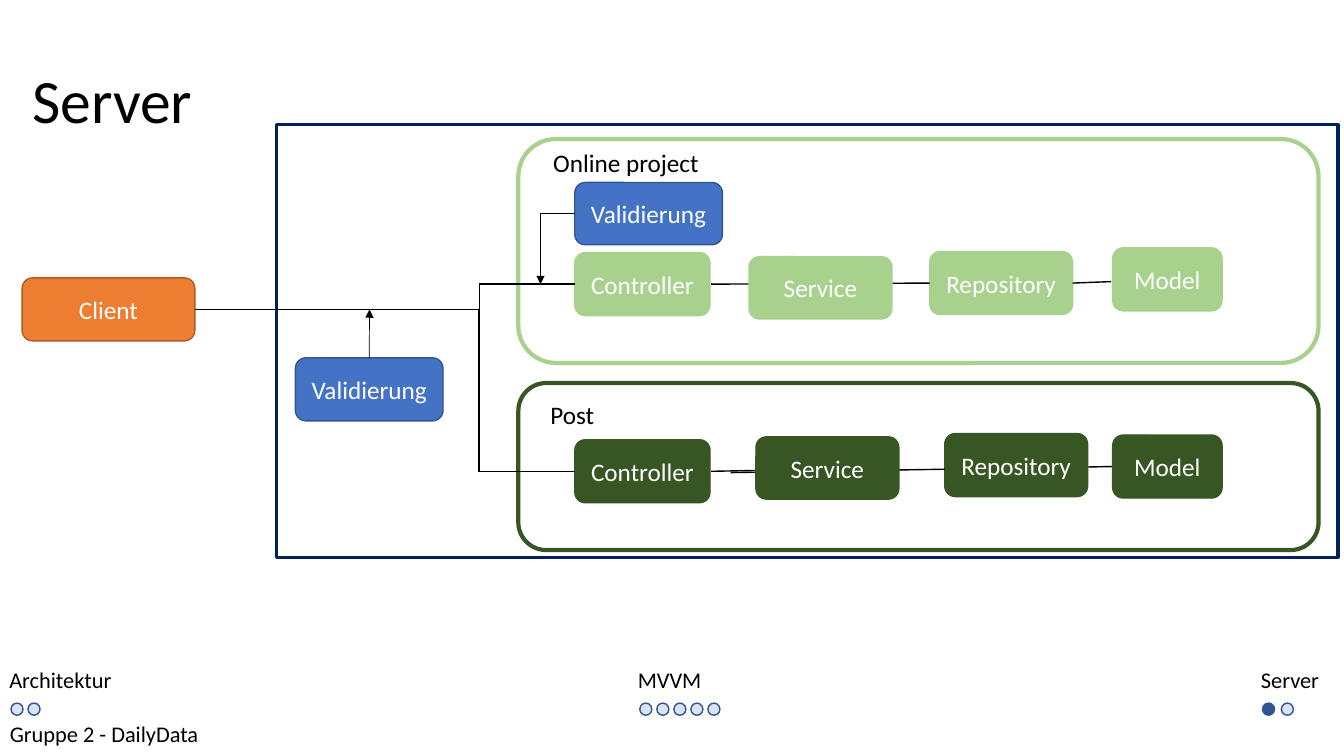
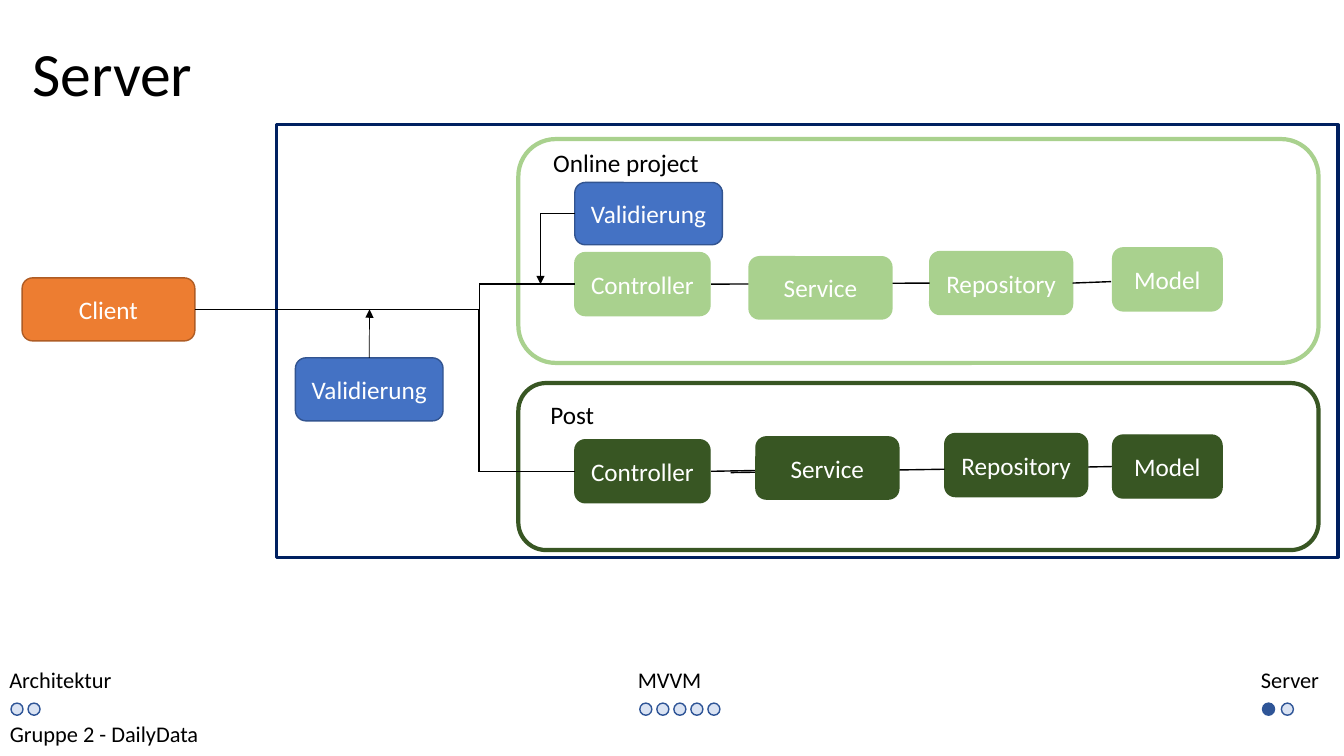
Before and after one commit to kittyahy/PSEAppGruppe2, a slide deck: slide 11 of Praesentationen/02-Entwurfsphase/Entwurf Präsentation.pptx. Drawn at 1344x756 pixels with LibreOffice and Linux fonts; fonts in the diff are those of the drawing. Boxes give left, top, right and bottom in pixels: in the first picture for what was removed or moved away, otherwise in the second. Text is boxed around its words. In the diff, an @@ line names an element or a change of style, - is before the commit and + after.

```diff
--- a/Praesentationen/02-Entwurfsphase/Entwurf Präsentation.pptx
+++ b/Praesentationen/02-Entwurfsphase/Entwurf Präsentation.pptx
@@ text "Server": place and size @@
-text "Server" at box(32, 83, 192, 124)
+text "Server" at box(32, 56, 192, 97)
```
Also in this commit, not shown: 10 other slides changed.
